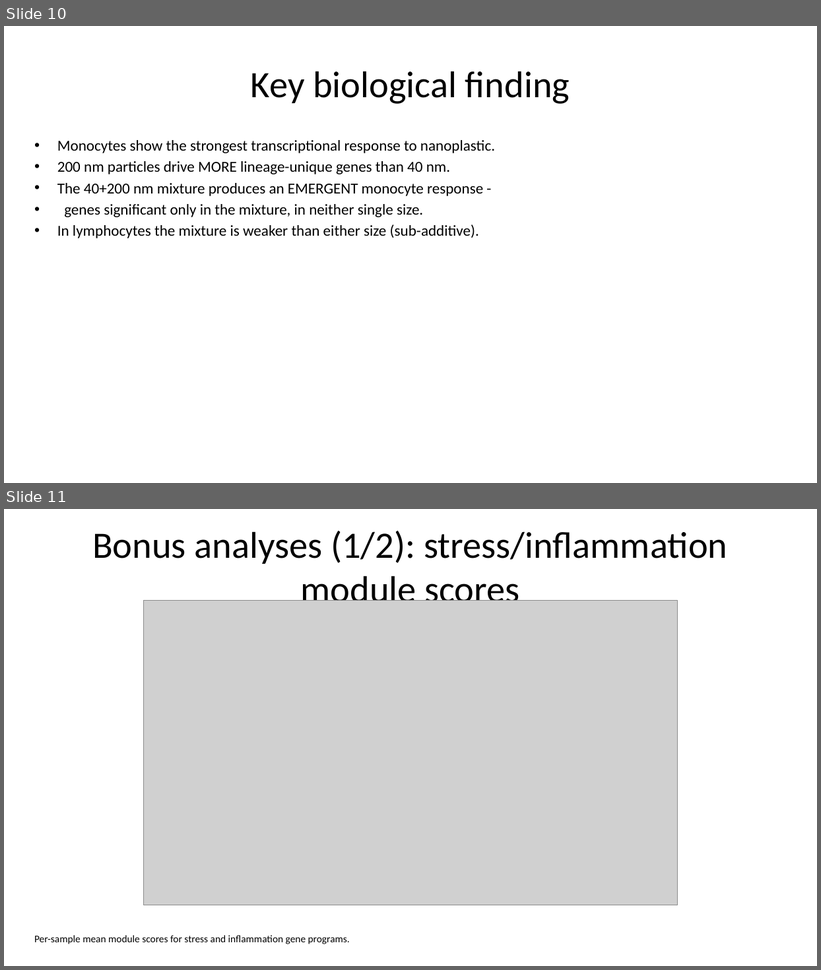
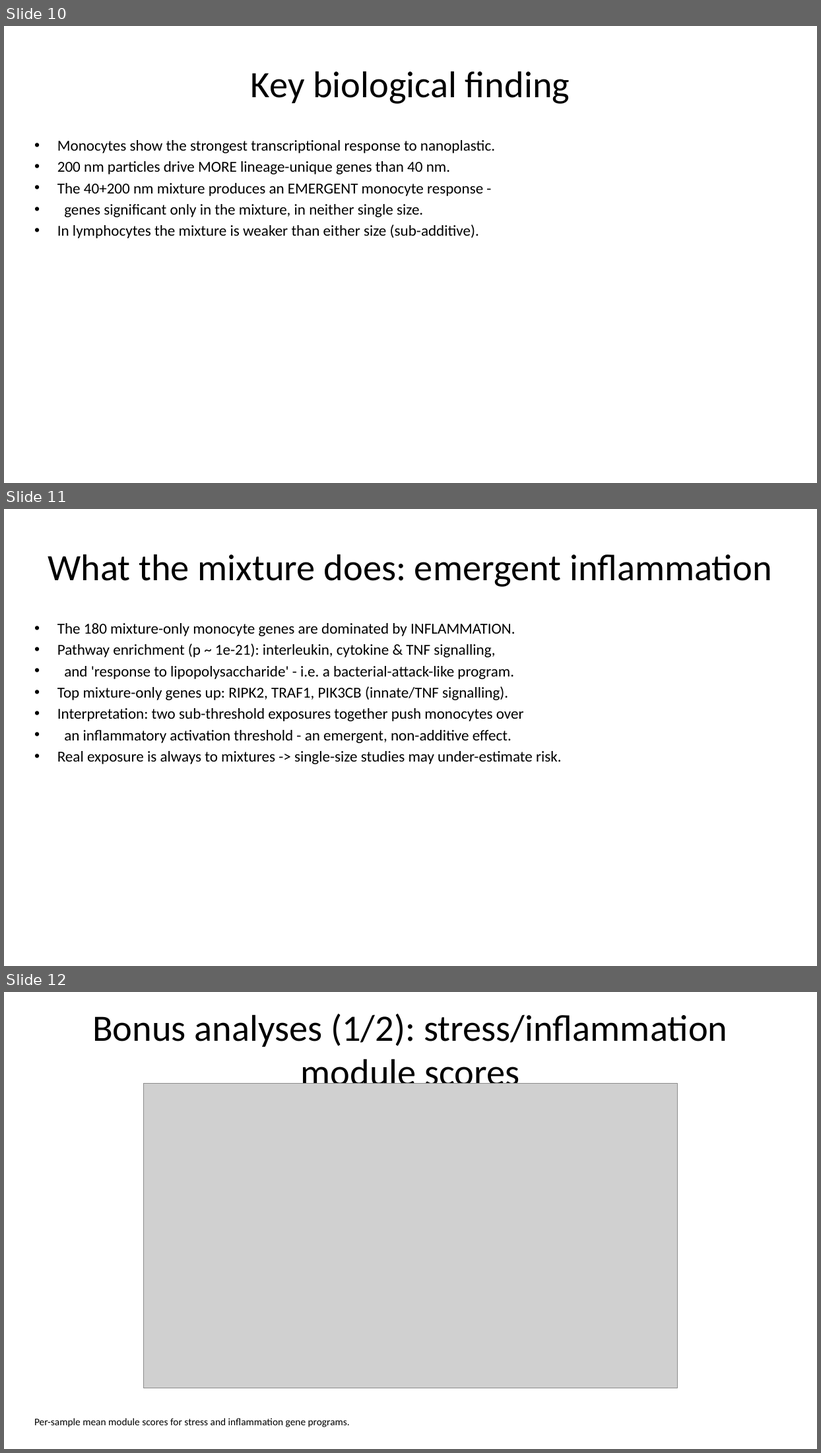
Before and after one commit to MegatronJeremy/ANOA-ANO, a slide deck: results/slides/GI_nanoplastic.pptx. Shown one above the other, each under a label of ours: slides 10 and 11 before the commit, slides 10, 11 and 12 after it. The pictures are 821x970 and 821x1453 pixels, drawn with LibreOffice and Linux fonts; fonts in the diff are those of the drawing; grey boxes stand for pictures. Boxes give left, top, right and bottom in pixels: in the first picture for what was removed or moved away, otherwise in the second. Text is boxed around its words. In the diff, an @@ line names an element or a change of style, - is before the commit and + after.

Commit message:
docs: add biological interpretation of the emergent monocyte response
The ~180 mixture-only monocyte genes are inflammation-dominated: pathway
enrichment (adj p ~ 1e-21) returns interleukin/cytokine/TNF signalling and
'response to lipopolysaccharide' -- a bacterial-infection-like program driven by
plastic. Top mixture-only up-genes: RIPK2, TRAF1, PIK3CB. Reading: two
sub-threshold exposures push monocytes over an inflammatory activation
threshold (emergent, non-additive; consistent with immune priming).

- README "Key result": add the interpretation + top genes + enrichment pointer.
- Deck: new "What the mixture does: emergent inflammation" slide (13 -> 14).
- VIDEO_SCRIPT: renumber to the current 14-slide deck (QC + Bonus are now two
  slides each) and add the interpretation section; refresh YouTube description.

Verified: 14 slides, 0 bad geometry, facts consistent across all three files.

```diff
--- a/results/slides/GI_nanoplastic.pptx
+++ b/results/slides/GI_nanoplastic.pptx
@@ slide 11 added at (4, 509, 817, 966), background #FFFFFF @@
@@ title added at (48, 554, 772, 587), 44 pt, text #000000 @@
+What the mixture does: emergent inflammation
@@ text added at (57, 623, 562, 764), 18 pt, text #000000 @@
+• The 180 mixture-only monocyte genes are dominated by INFLAMMATION.
+• Pathway enrichment (p ~ 1e-21): interleukin, cytokine & TNF signalling,
+• and 'response to lipopolysaccharide' - i.e. a bacterial-attack-like program.
+• Top mixture-only genes up: RIPK2, TRAF1, PIK3CB (innate/TNF signalling).
+• Interpretation: two sub-threshold exposures together push monocytes over
+• an inflammatory activation threshold - an emergent, non-additive effect.
+• Real exposure is always to mixtures -> single-size studies may under-estimate risk.
@@ what was slide 11 is now slide 12 @@
```
Also in this commit, not shown: 3 other files.
